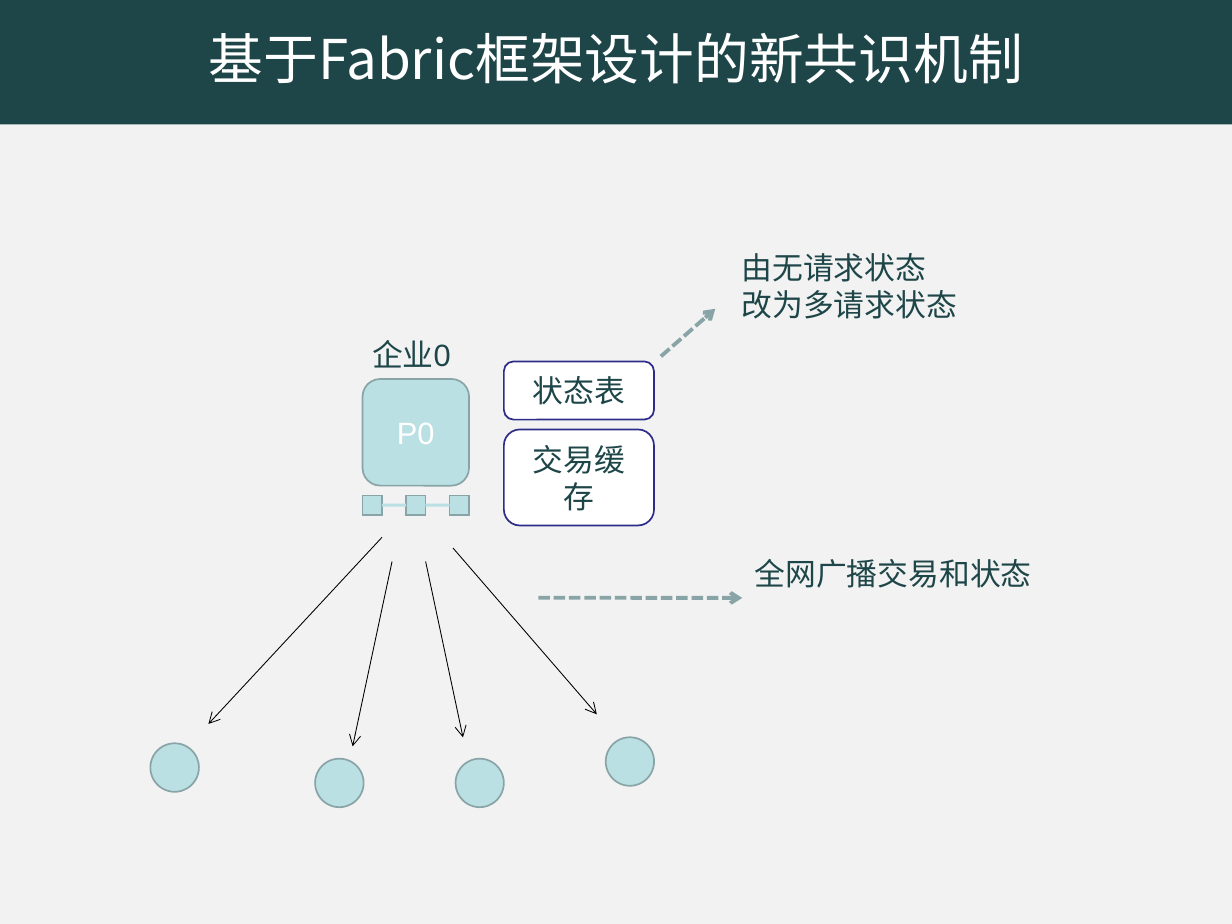
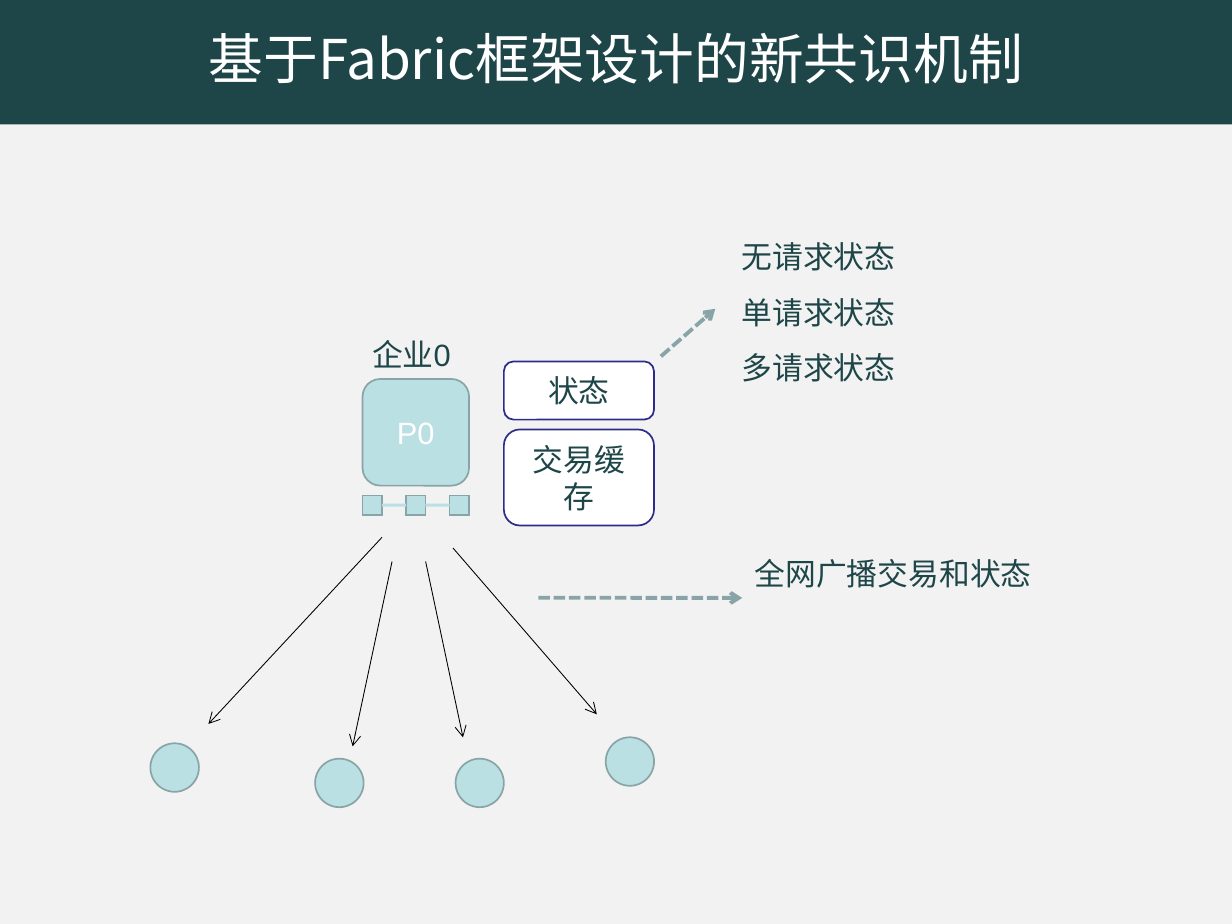
Before and after one commit to rjdyx/web-learning, a slide deck: slide 6 of PPT/苏锐佳开题报告.ppt. Drawn at 1232x924 pixels with LibreOffice and Linux fonts; fonts in the diff are those of the drawing. Boxes give left, top, right and bottom in pixels: in the first picture for what was removed or moved away, otherwise in the second. Text is boxed around its words. In the diff, an @@ line names an element or a change of style, - is before the commit and + after.

```diff
--- a/PPT/苏锐佳开题报告.ppt
+++ b/PPT/苏锐佳开题报告.ppt
@@ text at box(742, 242, 896, 382): text changed @@
-由无请求状态
-改为多请求状态
+无请求状态
+单请求状态
+多请求状态
@@ text in rounded rectangle at box(548, 376, 610, 405): text changed @@
-状态表
+状态
```
Also in this commit, not shown: 7 other slides changed, 1 other file.
